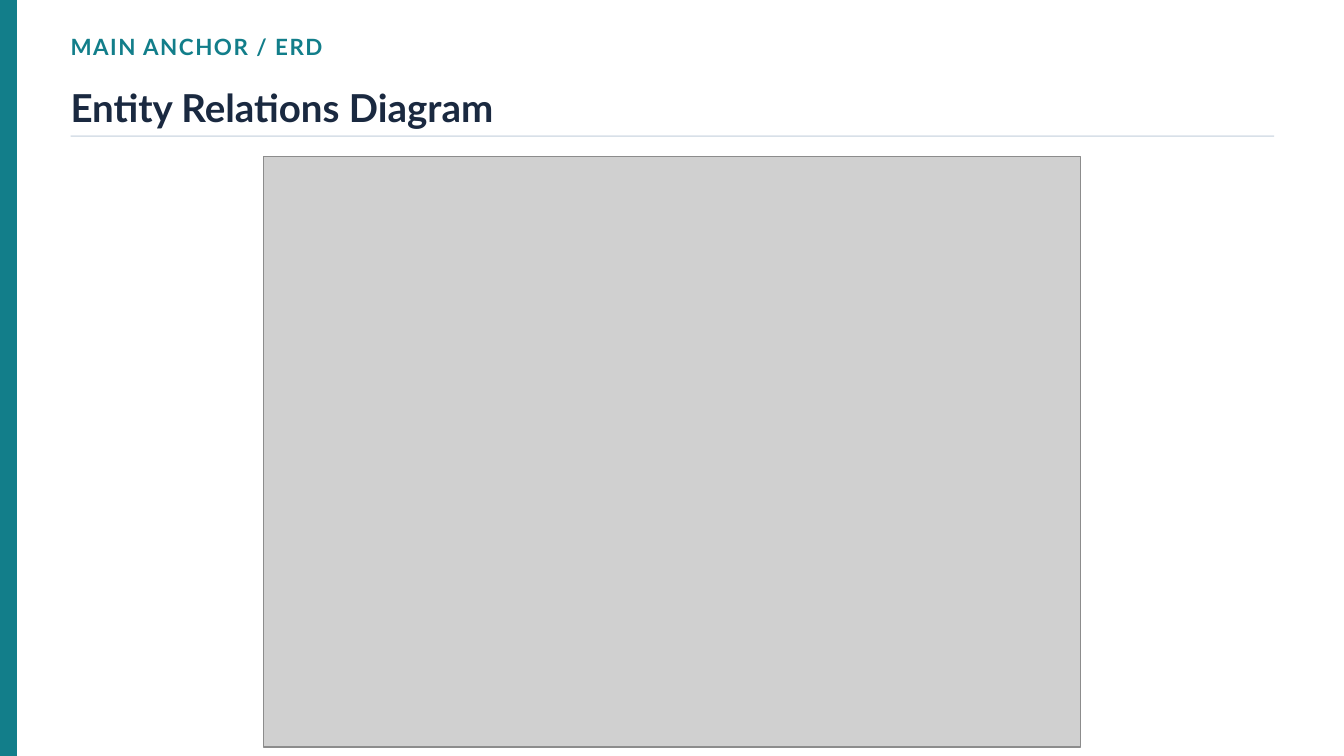
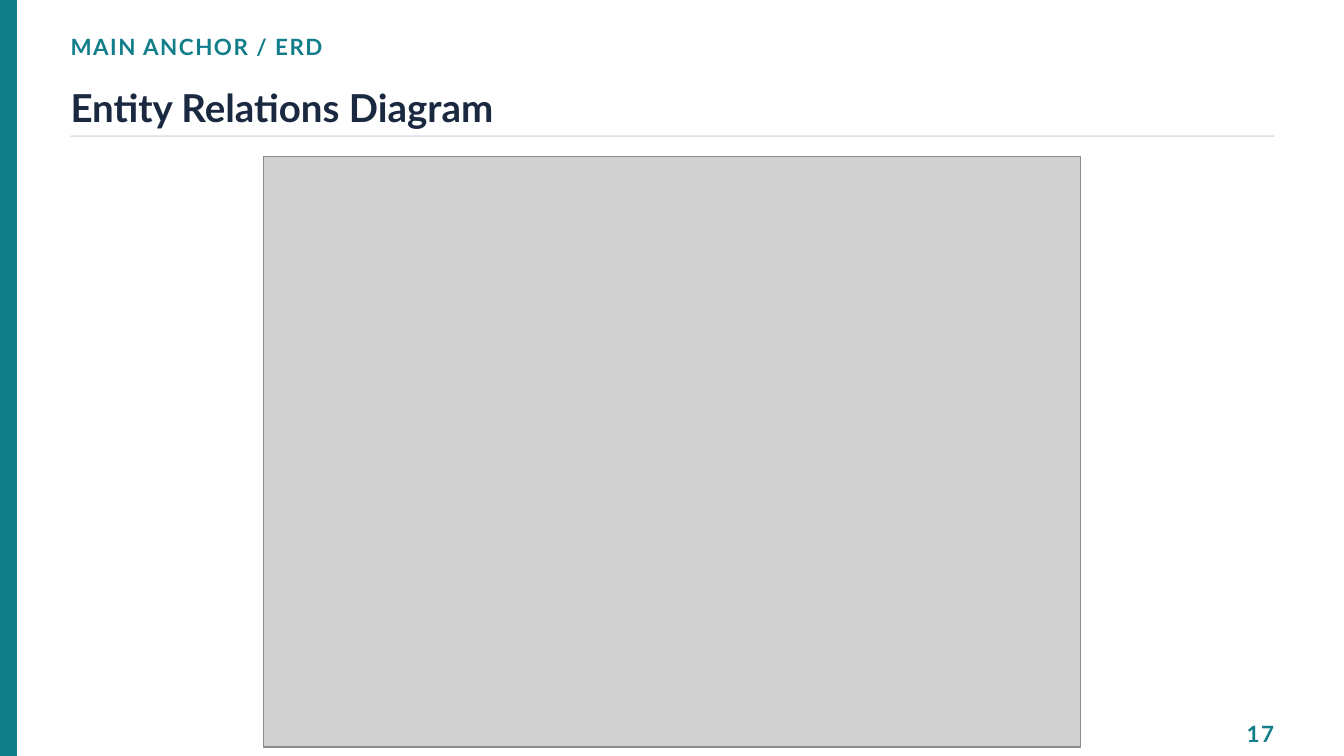
Before and after one commit to Jesadaphoukrongthong/Hybrid-Network-Monitoring-and-Policy-Orchestration-Framework, a slide deck: slide 19 of docs/paper/Hybrid_Framework_Presentation.pptx (slide 20 before the commit). Drawn at 1344x756 pixels with LibreOffice and Linux fonts; fonts in the diff are those of the drawing; grey boxes stand for pictures. Boxes give left, top, right and bottom in pixels: in the first picture for what was removed or moved away, otherwise in the second. Text is boxed around its words. In the diff, an @@ line names an element or a change of style, - is before the commit and + after.

```diff
--- a/docs/paper/Hybrid_Framework_Presentation.pptx
+++ b/docs/paper/Hybrid_Framework_Presentation.pptx
@@ text added at [1247, 725, 1274, 742], 16 pt, text #127E8A, bold @@
+17
```
Also in this commit, not shown: 12 other slides changed, 4 slides added, 8 slides removed, 6 other files.
